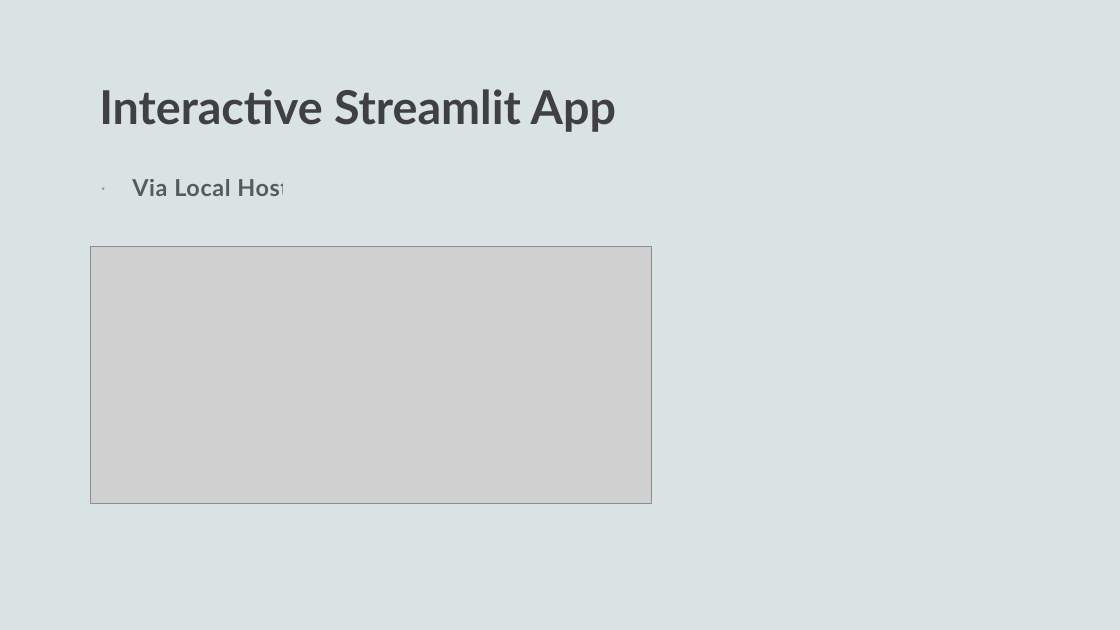
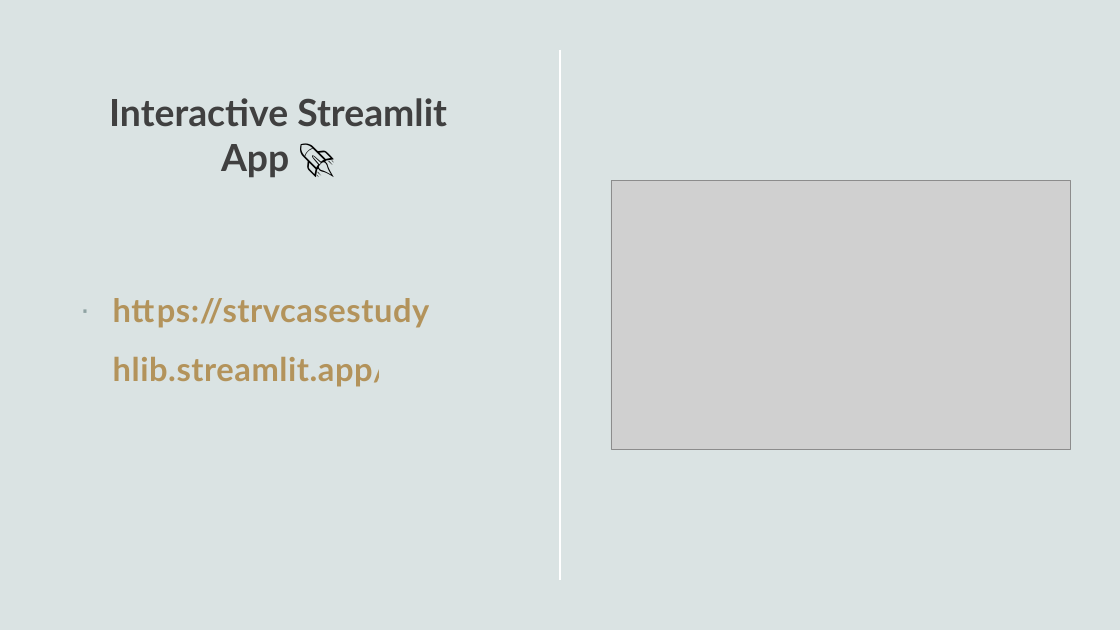
Before and after one commit to Hlibovski/STRV_Case_Study, a slide deck: slide 12 of STRV - Case Study.pptx. Drawn at 1120x630 pixels with LibreOffice and Linux fonts; fonts in the diff are those of the drawing; grey boxes stand for pictures. Boxes give left, top, right and bottom in pixels: in the first picture for what was removed or moved away, otherwise in the second. Text is boxed around its words. In the diff, an @@ line names an element or a change of style, - is before the commit and + after.

```diff
--- a/STRV - Case Study.pptx
+++ b/STRV - Case Study.pptx
@@ line added from (560, 50) to (560, 581), #FFFFFF 1 pt @@
@@ title at [109,98,447,178]: text changed; size 40 to 32 pt @@
-Interactive Streamlit App
+Interactive Streamlit App 🚀
@@ text removed at [132,179,289,196] @@
-· Via Local Host
@@ picture added at [611,181,1070,450] @@
@@ picture removed at [91,247,652,503] @@
@@ text added at [113,298,442,387], 28 pt, text #9B5F01 at 60% opacity, bold @@
+· https://strvcasestudy-hlib.streamlit.app/
```
